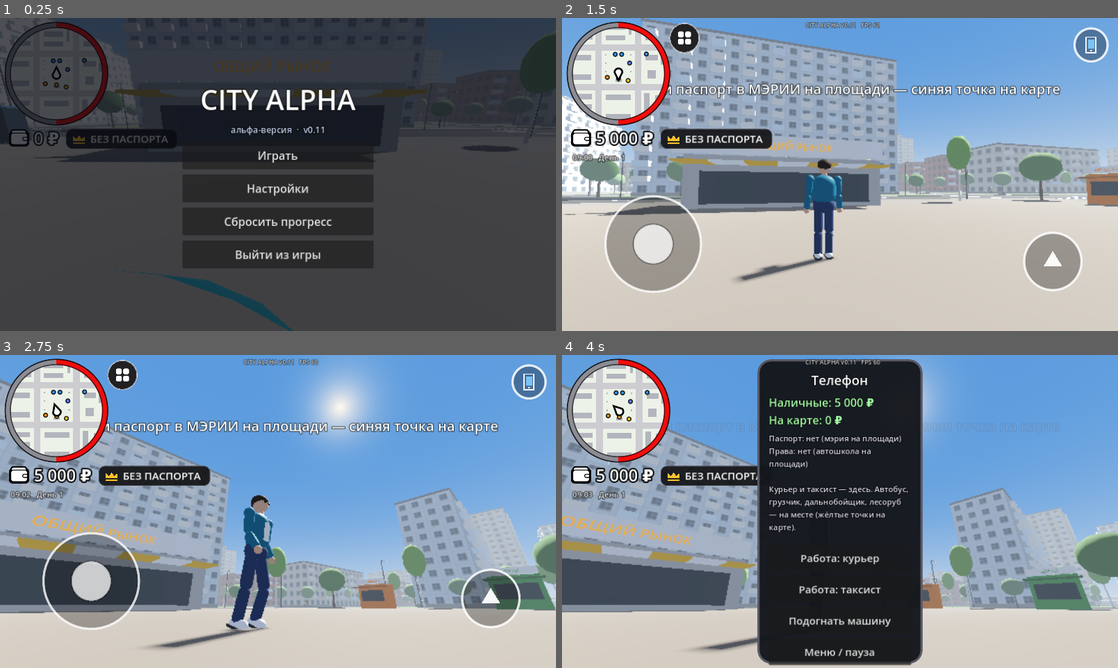
Above: before the commit, frames 1-4 (two rows, left to right).
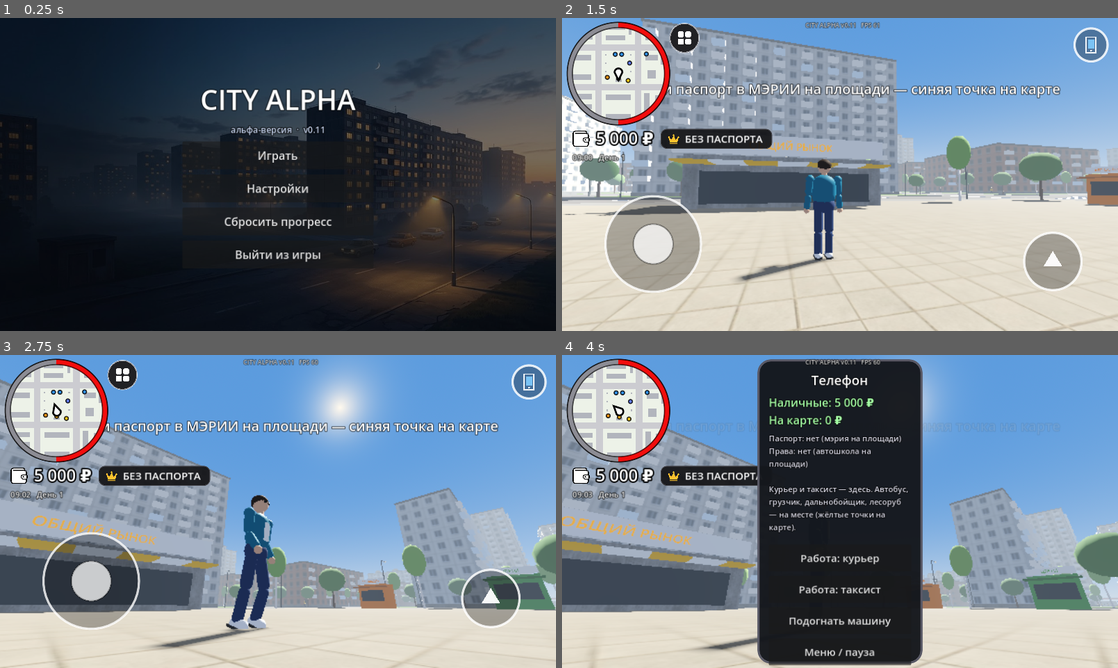
Above: after the commit, the same moments.

Repository: huhenbekon-byte/city-alpha
Game: Godot game, scene res://scenes/main.tscn
The game is run twice, just before and just after one commit, with the same random seed, the same clock (stepped at 60 frames per second) and the same inputs.
Inputs (mouse positions are in pixels of both pictures, inside the frame that each line leads up to):
- Up to frame 1 (0.25 s): no input
- Up to frame 2 (1.5 s): click "Играть" at 0.5 s; drag from (840, 174) to (895, 105) at 1.27 s
- Up to frame 3 (2.75 s): drag from (166, 527) to (250, 574) at 2.02 s
- Up to frame 4 (4 s): move the mouse to (895, 442) at 2.77 s; hold D (move_right) 2.78-3.5 s; hold F (interact) 2.78-3.5 s; click (895, 442) at 2.92 s; tap Tab (phone) at 3.05 s; drag from (812, 574) to (673, 464) at 3.52 s

The runs differ from the first frame. In frame 1, 65% of the frame differs, in the area x 0-100%, y 0-100%; in frame 2, 3.4%; in frame 3, 1.9%; in frame 4, 1.3%.

Commit message:
Распакован city-alpha.zip

Diff:
--- a/project.godot
+++ b/project.godot
@@ -9,7 +9,7 @@
 config/description="Альфа-прототип городской RP-игры: персонаж от третьего лица."
 run/main_scene="res://scenes/main.tscn"
 config/features=PackedStringArray("4.3", "Mobile")
-config/icon="res://icon.svg"
+config/icon="res://icon.png"
 config/quit_on_go_back=false
 
 [autoload]
--- a/scripts/city_builder.gd
+++ b/scripts/city_builder.gd
@@ -32,6 +32,7 @@
 
 var _panel_mats: Array[StandardMaterial3D] = []
 var _brick_mats: Array[StandardMaterial3D] = []
+var _tower_mats: Array[StandardMaterial3D] = []   # высотки-«свечки» (если есть текстура)
 var _m := {}
 
 # --- данные для мини-карты и работ (читают main.gd, minimap.gd, job_courier.gd)
@@ -205,6 +206,8 @@
     var mat: Material
     if style == "brick":
         mat = _brick_mats[rng.randi() % _brick_mats.size()]
+    elif style == "tower" and not _tower_mats.is_empty():
+        mat = _tower_mats[rng.randi() % _tower_mats.size()]
     else:
         mat = _panel_mats[rng.randi() % _panel_mats.size()]
 
@@ -490,13 +493,32 @@
 # ================================================================ материалы
 
 func _make_materials() -> void:
-    var panel_tex := _facade_textures(false)
-    var brick_tex := _facade_textures(true)
-    for col: Color in [Color(0.93, 0.93, 0.91), Color(0.86, 0.87, 0.88), Color(0.90, 0.88, 0.82),
-            Color(0.80, 0.86, 0.90), Color(0.92, 0.86, 0.78)]:
+    # Фасады: картинки из textures/, если есть, иначе рисуем кодом.
+    # Процедурные текстуры строим всегда: они расходуют случайные числа, и от этого
+    # зависит планировка кварталов — так город не «переедет» у старых сохранений.
+    var gen_panel := _facade_textures(false)
+    var gen_brick := _facade_textures(true)
+    var panel_tex := _facade_from_files("facade_panel")
+    var brick_tex := _facade_from_files("facade_brick")
+    var panel_tints: Array = [Color(0.93, 0.93, 0.91), Color(0.86, 0.87, 0.88), Color(0.90, 0.88, 0.82),
+            Color(0.80, 0.86, 0.90), Color(0.92, 0.86, 0.78)]
+    var brick_tints: Array = [Color(0.78, 0.45, 0.36), Color(0.86, 0.74, 0.58), Color(0.90, 0.88, 0.82)]
+    if panel_tex.is_empty():
+        panel_tex = gen_panel
+    else:   # настоящая фотография — оттенки почти белые, чтобы не испортить цвет
+        panel_tints = [Color(1, 1, 1), Color(0.93, 0.94, 0.96), Color(1.0, 0.97, 0.92), Color(0.92, 0.96, 1.0)]
+    if brick_tex.is_empty():
+        brick_tex = gen_brick
+    else:
+        brick_tints = [Color(1, 1, 1), Color(1.0, 0.88, 0.80), Color(0.92, 0.90, 0.88)]
+    for col: Color in panel_tints:
         _panel_mats.append(_facade_mat(col, panel_tex))
-    for col: Color in [Color(0.78, 0.45, 0.36), Color(0.86, 0.74, 0.58), Color(0.90, 0.88, 0.82)]:
+    for col: Color in brick_tints:
         _brick_mats.append(_facade_mat(col, brick_tex))
+    var tower_tex := _facade_from_files("facade_tower")
+    if not tower_tex.is_empty():
+        for col: Color in [Color(1, 1, 1), Color(0.97, 0.95, 0.92), Color(0.93, 0.95, 0.98)]:
+            _tower_mats.append(_facade_mat(col, tower_tex))
 
     _m["asphalt"] = _mat(Color(0.19, 0.19, 0.20), 0.95)
     _m["wasteland"] = _mat(Color(0.30, 0.34, 0.22), 1.0)
@@ -516,12 +538,68 @@
     _m["yellow"] = _mat(Color(0.95, 0.75, 0.15), 0.6)
     _m["blue"] = _mat(Color(0.20, 0.45, 0.80), 0.6)
     _m["white"] = _mat(Color(0.95, 0.95, 0.93), 0.7)
+    # Земля: асфальт и плитка из textures/ (по миру, без растяжения)
+    var asphalt := _tex_mip("res://textures/ground_asphalt.png")
+    if asphalt:
+        _ground_tex(_m["asphalt"], asphalt, Color(0.85, 0.85, 0.87), 7.0)
+        _ground_tex(_m["yard_asphalt"], asphalt, Color(1.0, 1.0, 1.0), 7.0)
+    var tiles := _tex_mip("res://textures/ground_tiles.png")
+    if tiles:
+        _ground_tex(_m["sidewalk"], tiles, Color(0.85, 0.85, 0.85), 2.4)
+        _ground_tex(_m["paving"], tiles, Color(1.0, 0.95, 0.86), 2.4)
+    # Остальные поверхности из textures/ (если файла нет — остаётся просто цвет)
+    var surfaces := [
+        ["grass", "ground_grass", Color(0.9, 0.95, 0.85), 4.0],
+        ["soil", "ground_soil", Color(1, 1, 1), 1.5],
+        ["sand", "ground_sand", Color(1, 1, 1), 1.5],
+        ["roof", "roof_gravel", Color(0.9, 0.9, 0.9), 4.0],
+        ["garage", "metal_wall", Color(1, 1, 1), 3.0],
+        ["wood", "wood_planks", Color(1, 1, 1), 1.2],
+        ["concrete", "concrete", Color(1, 1, 1), 3.0],
+        ["plinth", "concrete", Color(0.8, 0.8, 0.8), 3.0],
+    ]
+    for sf: Array in surfaces:
+        var t := _tex_mip("res://textures/%s.png" % sf[1])
+        if t:
+            _ground_tex(_m[sf[0]], t, sf[2], sf[3])
     var glass := _mat(Color(0.18, 0.26, 0.32), 0.1)
     glass.metallic = 0.5
     _m["glass"] = glass
 
 
-## Текстура одной «ячейки» фасада 3 x 2.8 м: панель со швами или кирпич + окно.
+## Загрузить картинку с мипмапами (без них текстура «рябит» вдали). null — файла нет.
+func _tex_mip(path: String) -> Texture2D:
+    if not ResourceLoader.exists(path):
+        return null
+    var t: Texture2D = load(path)
+    var img := t.get_image()
+    if img == null:
+        return t
+    if img.is_compressed():
+        img.decompress()
+    img.generate_mipmaps()
+    return ImageTexture.create_from_image(img)
+
+
+## Атлас фасада и маска ночных окон из textures/<name>.png и <name>_glow.png.
+func _facade_from_files(name_base: String) -> Array:
+    var albedo := _tex_mip("res://textures/%s.png" % name_base)
+    var glow := _tex_mip("res://textures/%s_glow.png" % name_base)
+    if albedo == null or glow == null:
+        return []
+    return [albedo, glow]
+
+
+## Текстура земли по миру: один повтор на meters метров.
+func _ground_tex(m: StandardMaterial3D, tex: Texture2D, tint: Color, meters: float) -> void:
+    m.albedo_texture = tex
+    m.albedo_color = tint
+    m.uv1_triplanar = true
+    m.uv1_world_triplanar = true
+    m.uv1_scale = Vector3.ONE / meters
+    m.texture_filter = BaseMaterial3D.TEXTURE_FILTER_LINEAR_WITH_MIPMAPS_ANISOTROPIC
+
+
 ## Текстура фасада: атлас 4x4 ячейки (каждая 3 x 2.8 м — панель со швами
 ## или кирпич + окно) и маска свечения окон для ночи: часть окон «горит».
 func _facade_textures(brick: bool) -> Array:
@@ -578,7 +656,7 @@
 
 ## 0 — день, 1 — ночь: светятся окна.
 func set_night(k: float) -> void:
-    for m: StandardMaterial3D in _panel_mats + _brick_mats:
+    for m: StandardMaterial3D in _panel_mats + _brick_mats + _tower_mats:
         m.emission_energy_multiplier = k * 1.3
 
 
@@ -607,7 +685,15 @@
     _batch("bench_seat", _box_mesh(Vector3(1.8, 0.07, 0.45)), _m["wood"], 70.0)
     _batch("bench_back", _box_mesh(Vector3(1.8, 0.35, 0.06)), _m["wood"], 70.0)
     _batch("bench_leg", _box_mesh(Vector3(0.07, 0.45, 0.45)), _m["metal"], 70.0)
-    _batch("garage_door", _box_mesh(Vector3(2.6, 2.1, 0.06)), _vc_mat(0.7), 140.0)
+    # Ворота гаражей: серая текстура, цвет даёт каждый гараж свой (через цвет экземпляра).
+    var door_mat := _vc_mat(0.7)
+    var door_tex := _tex_mip("res://textures/garage_door.png")
+    if door_tex:
+        door_mat.albedo_texture = door_tex
+        door_mat.uv1_triplanar = true   # по координатам самой створки: одна картинка на ворота
+        door_mat.uv1_scale = Vector3(1.0 / 2.6, -1.0 / 2.1, 1.0 / 2.6)
+        door_mat.uv1_offset = Vector3(0.5, 0.5, 0.5)
+    _batch("garage_door", _box_mesh(Vector3(2.6, 2.1, 0.06)), door_mat, 140.0)
     for i in PARKED_COLORS.size():
         _batch("car%d" % i, CarModel.parked_mesh(PARKED_COLORS[i]), null, 160.0, true)
 
--- a/scripts/icons.gd
+++ b/scripts/icons.gd
@@ -4,6 +4,17 @@
 ## Плюс скруглённые плашки: Icons.panel(ci, rect, цвет, радиус, обводка, цвет обводки).
 
 const GOLD := Color(1.0, 0.76, 0.18)
+const ICON_DIR := "res://textures/icons/%s.png"
+
+static var _tex := {}   # kind -> Texture2D или null (нет картинки — рисуем кодом)
+
+
+## Картинка иконки из textures/icons, если она есть.
+static func texture(kind: String) -> Texture2D:
+    if not _tex.has(kind):
+        var path := ICON_DIR % kind
+        _tex[kind] = load(path) if ResourceLoader.exists(path) else null
+    return _tex[kind]
 
 
 static func panel(ci: CanvasItem, rect: Rect2, col: Color, radius := 14, border := 0, border_col := Color.BLACK) -> void:
@@ -19,6 +30,16 @@
 
 static func draw(ci: CanvasItem, kind: String, c: Vector2, s: float, col := Color.WHITE, outline := Color(0, 0, 0, 0)) -> void:
     var o := outline.a > 0.0
+    var tex := texture(kind)
+    if tex:
+        var r := Rect2(c - Vector2(s, s) * 0.5, Vector2(s, s))
+        if o:   # обводка: та же иконка цветом обводки со сдвигами
+            var w := maxf(2.0, s * 0.06)
+            for off: Vector2 in [Vector2(-w, 0), Vector2(w, 0), Vector2(0, -w), Vector2(0, w),
+                    Vector2(-w, -w) * 0.7, Vector2(w, w) * 0.7, Vector2(-w, w) * 0.7, Vector2(w, -w) * 0.7]:
+                ci.draw_texture_rect(tex, Rect2(r.position + off, r.size), false, outline)
+        ci.draw_texture_rect(tex, r, false, col)
+        return
     match kind:
         "wallet":
             var r := Rect2(c - Vector2(s * 0.5, s * 0.36), Vector2(s, s * 0.72))
--- a/scripts/main.gd
+++ b/scripts/main.gd
@@ -1513,23 +1513,23 @@
         out.append({"cat": "work", "icon": "pin", "col": gold, "name": "Текущее задание", "pos": _work.target})
     elif _job.active and _job.has_target():
         out.append({"cat": "work", "icon": "pin", "col": gold, "name": "Текущее задание", "pos": _job.target})
-    out.append({"cat": "work", "icon": "briefcase", "name": "Автобусный парк — водитель", "pos": c.bus_depot})
-    out.append({"cat": "work", "icon": "briefcase", "name": "Склад — грузчик", "pos": c.warehouse_drop})
-    out.append({"cat": "work", "icon": "briefcase", "name": "Стоянка фур — дальнобойщик", "pos": c.truck_depot})
-    out.append({"cat": "work", "icon": "briefcase", "name": "Лесопилка — лесоруб", "pos": c.log_pile})
+    out.append({"cat": "work", "icon": "bus", "name": "Автобусный парк — водитель", "pos": c.bus_depot})
+    out.append({"cat": "work", "icon": "box", "name": "Склад — грузчик", "pos": c.warehouse_drop})
+    out.append({"cat": "work", "icon": "truck", "name": "Стоянка фур — дальнобойщик", "pos": c.truck_depot})
+    out.append({"cat": "work", "icon": "axe", "name": "Лесопилка — лесоруб", "pos": c.log_pile})
     out.append({"cat": "market", "icon": "car", "col": gold, "name": "Общий рынок", "pos": c.market})
     out.append({"cat": "shops", "icon": "cart", "col": gold, "name": "Общий рынок", "pos": c.market})
     for pk: Dictionary in c.pickups:
         out.append({"cat": "shops", "icon": "cart", "name": String(pk["name"]).capitalize(), "pos": pk["pos"]})
     for p: Vector3 in c.atms:
-        out.append({"cat": "bank", "icon": "bank", "name": "Банкомат", "pos": p})
+        out.append({"cat": "bank", "icon": "atm", "name": "Банкомат", "pos": p})
     var pumps: Array = c.fuel_pumps
     var names := ["АЗС — промзона", "АЗС — западная трасса", "АЗС — северная трасса"]
     for k in names.size():
         if k * 2 < pumps.size():
             out.append({"cat": "fuel", "icon": "fuel", "col": Color(1.0, 0.35, 0.3), "name": names[k], "pos": pumps[k * 2]})
-    out.append({"cat": "service", "icon": "wrench", "name": "Мэрия — паспорт", "pos": c.city_hall})
-    out.append({"cat": "service", "icon": "wrench", "name": "Автошкола — права", "pos": c.driving_school})
+    out.append({"cat": "service", "icon": "gavel", "name": "Мэрия — паспорт", "pos": c.city_hall})
+    out.append({"cat": "service", "icon": "wheel", "name": "Автошкола — права", "pos": c.driving_school})
     out.append({"cat": "fun", "icon": "star", "name": "Центральная площадь", "pos": Vector3(0, 0, 0)})
     out.append({"cat": "fun", "icon": "star", "name": "Лес за городом", "pos": Vector3(-270, 0, -270)})
     for p: Vector3 in c.bus_stops:
@@ -1596,7 +1596,7 @@
             rows.append({"icon": "fuel", "icon_col": Color(1.0, 0.35, 0.3), "name": "Канистра бензина 10 л",
                     "value": HudScript.format_money(CANISTER_PRICE), "value_col": gold})
             _win_payload.append({"type": "canister", "price": CANISTER_PRICE})
-            rows.append({"icon": "phone", "name": "Новый номер телефона",
+            rows.append({"icon": "call", "name": "Новый номер телефона",
                     "value": HudScript.format_money(PHONE_PRICE), "value_col": gold})
             _win_payload.append({"type": "phone", "price": PHONE_PRICE})
 
--- a/scripts/menu.gd
+++ b/scripts/menu.gd
@@ -15,6 +15,7 @@
 var settings := {"quality": 1, "shadows": true, "view": 1, "fps": true, "volume": 3}
 var started := false
 
+var _bg_image: TextureRect
 var _main_box: VBoxContainer
 var _settings_box: VBoxContainer
 var _subtitle: Label
@@ -33,8 +34,18 @@
     set_anchors_and_offsets_preset(Control.PRESET_FULL_RECT)
     load_settings()
 
+    # Фон главного меню (картинка) — только до старта; на паузе видно саму игру.
+    _bg_image = TextureRect.new()
+    if ResourceLoader.exists("res://textures/menu_bg.jpg"):
+        _bg_image.texture = load("res://textures/menu_bg.jpg")
+    _bg_image.expand_mode = TextureRect.EXPAND_IGNORE_SIZE
+    _bg_image.stretch_mode = TextureRect.STRETCH_KEEP_ASPECT_COVERED
+    _bg_image.mouse_filter = Control.MOUSE_FILTER_IGNORE
+    add_child(_bg_image)
+    _bg_image.set_anchors_and_offsets_preset(Control.PRESET_FULL_RECT)
+
     var bg := ColorRect.new()
-    bg.color = Color(0.03, 0.04, 0.07, 0.72)
+    bg.color = Color(0.03, 0.04, 0.07, 0.55)
     add_child(bg)
     bg.set_anchors_and_offsets_preset(Control.PRESET_FULL_RECT)
 
@@ -74,6 +85,7 @@
 func show_menu(is_started: bool, version: String) -> void:
     started = is_started
     visible = true
+    _bg_image.visible = not started
     _subtitle.text = ("Пауза" if started else "альфа-версия") + "  ·  " + version
     _play_btn.text = "Продолжить" if started else "Играть"
     _reset_armed = false
Not shown, changed: export_presets.cfg
Binary file added: icon.png
Binary file added: textures/concrete.png
Binary file added: textures/facade_brick.png
Binary file added: textures/facade_brick_glow.png
Binary file added: textures/facade_panel.png
Binary file added: textures/facade_panel_glow.png
Binary file added: textures/facade_tower.png
Binary file added: textures/facade_tower_glow.png
Binary file added: textures/garage_door.png
Binary file added: textures/ground_asphalt.png
Binary file added: textures/ground_grass.png
(and 50 more such lines)
